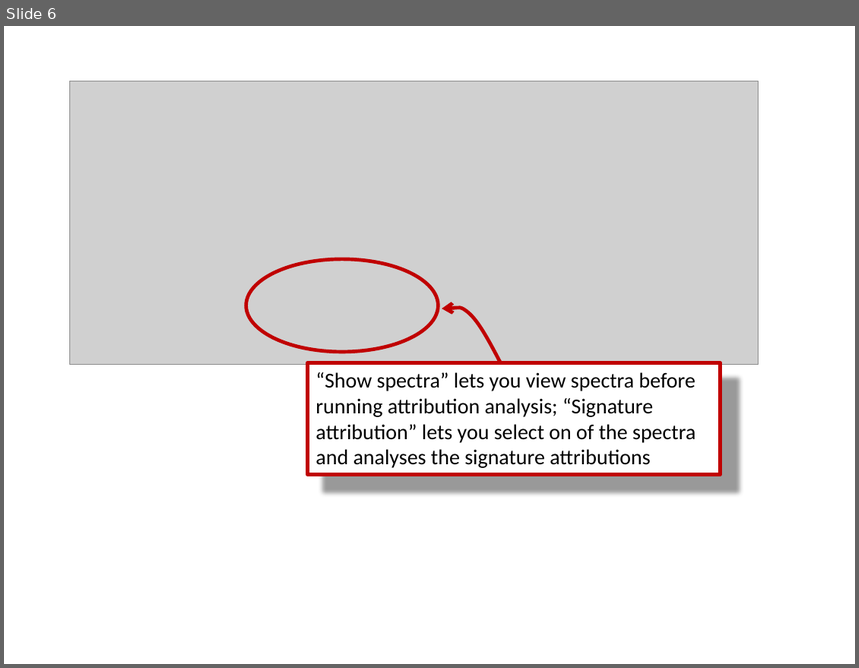
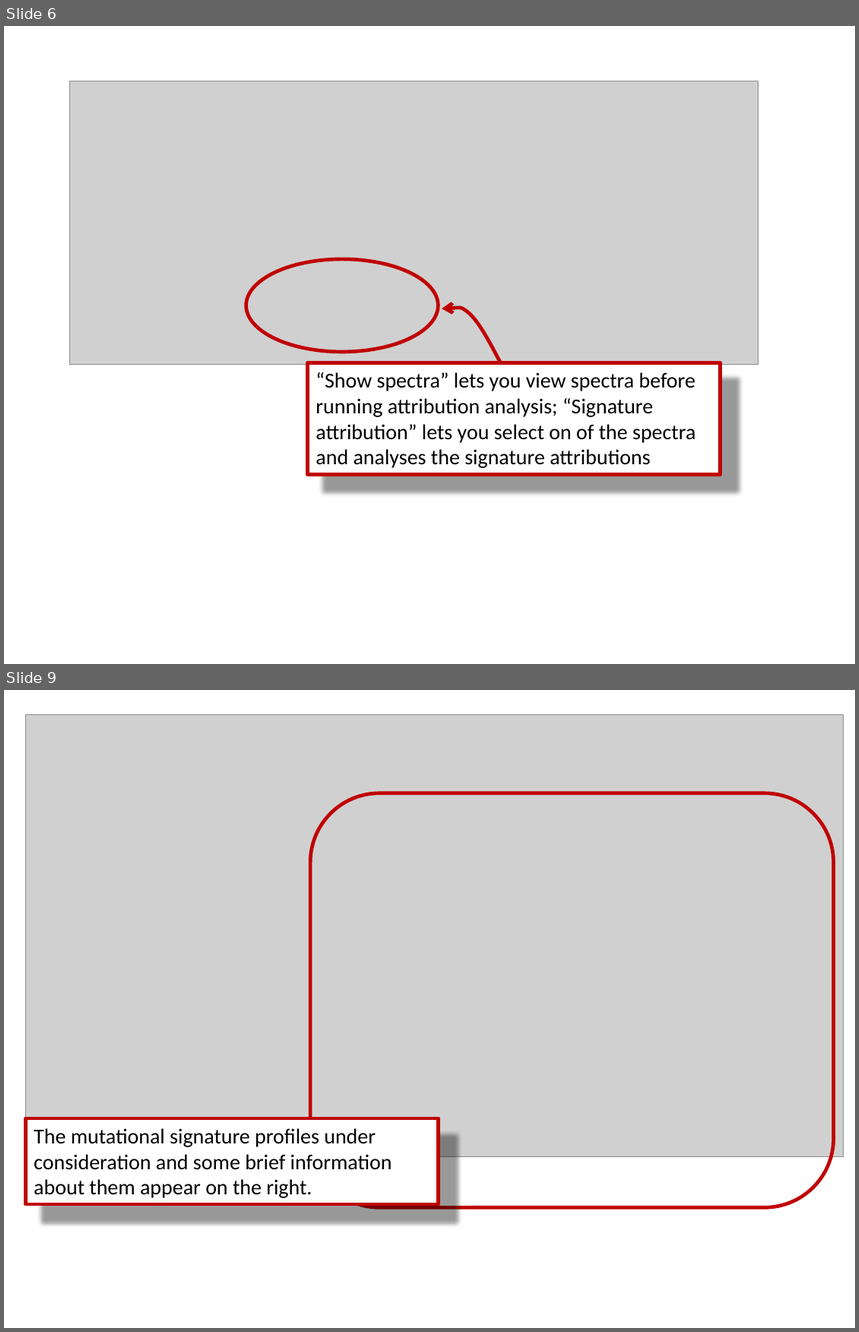
Before and after one commit to steverozen/mSigAct.server, a slide deck: data-raw/attribution-guide.pptx. Shown one above the other, each under a label of ours: slide 6 before the commit, slides 6 and 9 after it; the slides between them are not shown. The pictures are 859x668 and 859x1332 pixels, drawn with LibreOffice and Linux fonts; fonts in the diff are those of the drawing; grey boxes stand for pictures. Boxes give left, top, right and bottom in pixels: in the first picture for what was removed or moved away, otherwise in the second. Text is boxed around its words. In the diff, an @@ line names an element or a change of style, - is before the commit and + after.

```diff
--- a/data-raw/attribution-guide.pptx
+++ b/data-raw/attribution-guide.pptx
@@ slide 9 added at (x1=4, y1=690, x2=855, y2=1328), background #FFFFFF @@
@@ picture added at (x1=25, y1=714, x2=843, y2=1157) @@
@@ rounded rectangle added at (x1=310, y1=793, x2=834, y2=1208), outline #C00000 3 pt @@
@@ rectangle added at (x1=25, y1=1118, x2=438, y2=1204), fill #FFFFFF, outline #C00000 3 pt, 18 pt, text #000000 @@
+The mutational signature profiles under consideration and some brief information about them appear on the right.
```
Also in this commit, not shown: 8 other slides added, 4 slides removed, 36 other files.
